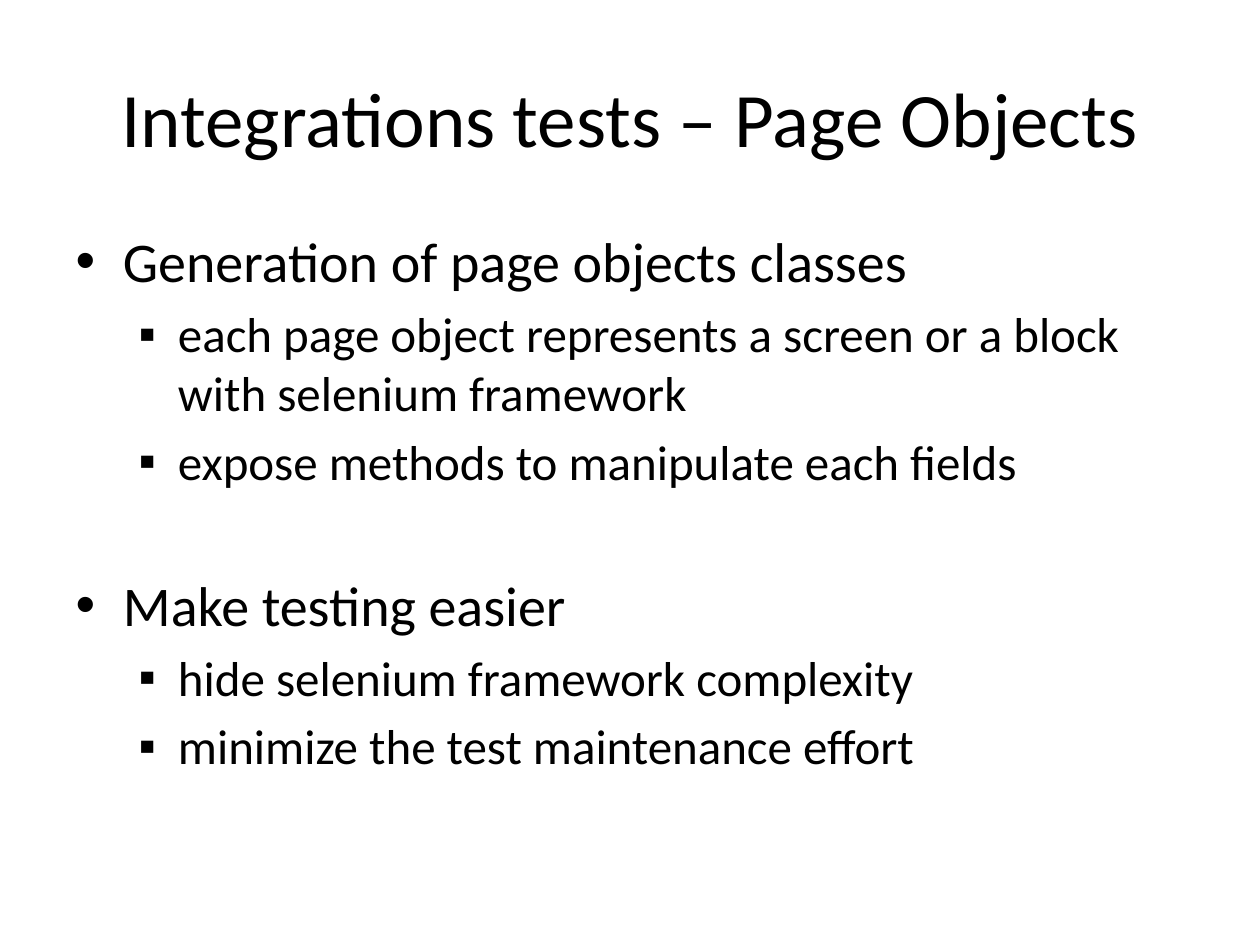
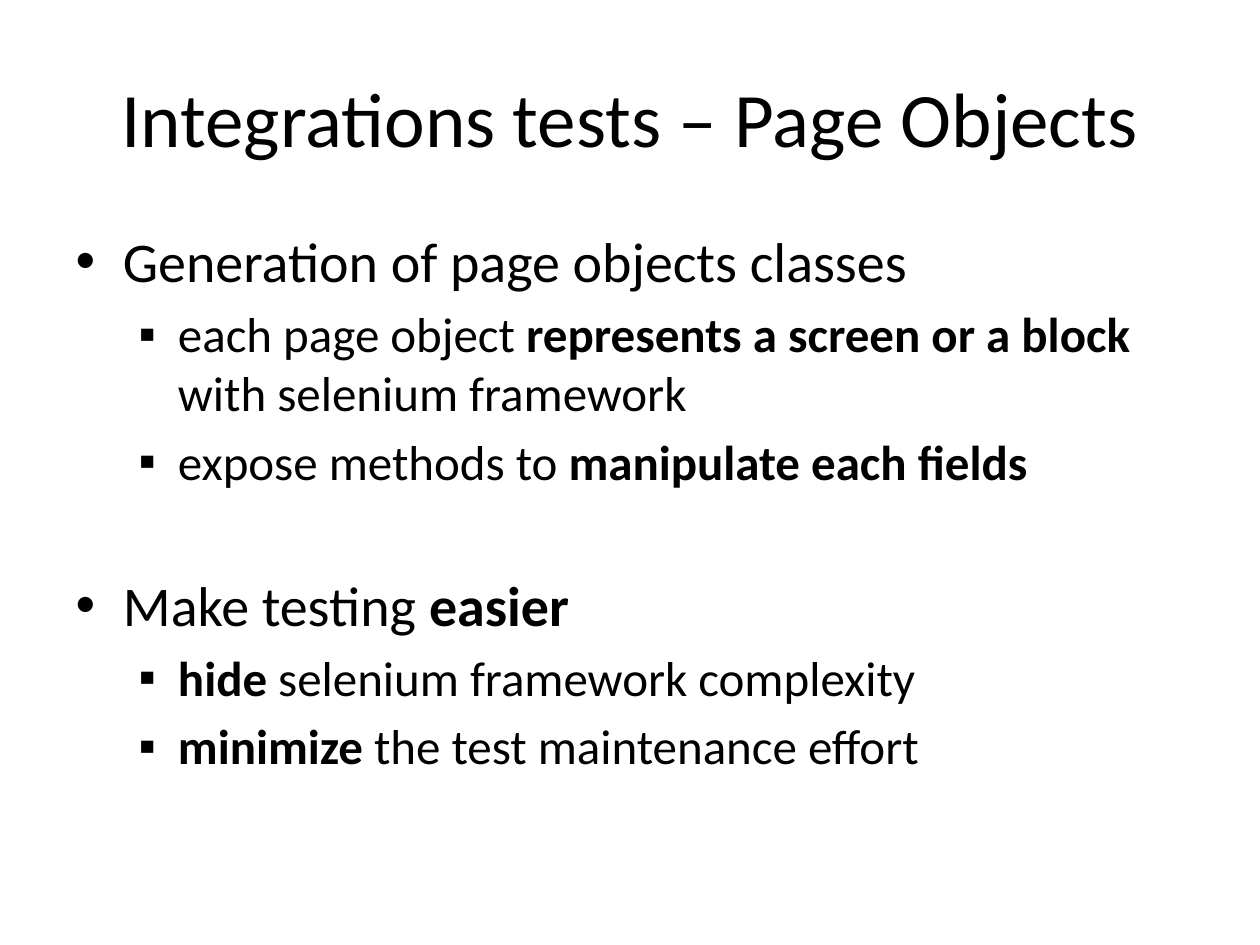
Before and after one commit to lesfurets/mdl4ui, a slide deck: slide 42 of mdl4ui-docs/mdl4ui_cg2013_jba_draft.pptx. Drawn at 1260x945 pixels with LibreOffice and Linux fonts; fonts in the diff are those of the drawing. Boxes give left, top, right and bottom in pixels: in the first picture for what was removed or moved away, otherwise in the second. Text is boxed around its words. In the diff, an @@ line names an element or a change of style, - is before the commit and + after.

```diff
--- a/mdl4ui-docs/mdl4ui_cg2013_jba_draft.pptx
+++ b/mdl4ui-docs/mdl4ui_cg2013_jba_draft.pptx
@@ text at [123,317,1130,765]: bold on in "represents a screen or a block", "manipulate each fields", "easier", "hide" and 1 more places @@
```
Also in this commit, not shown: 2 other slides changed, 1 other file.
